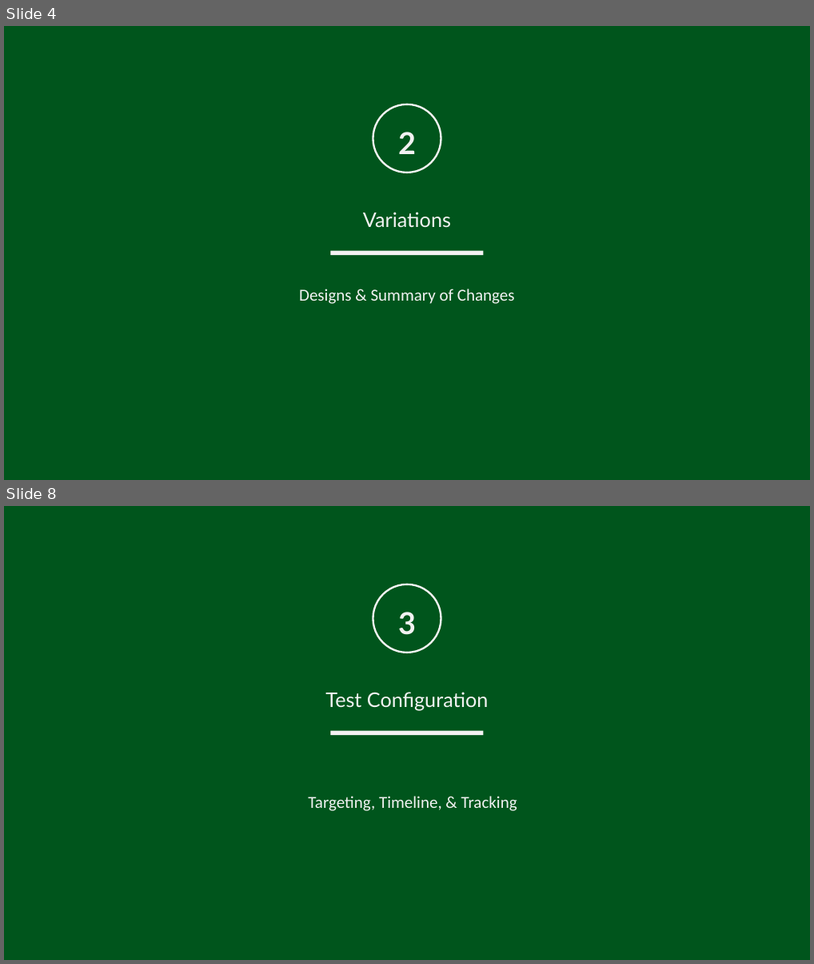
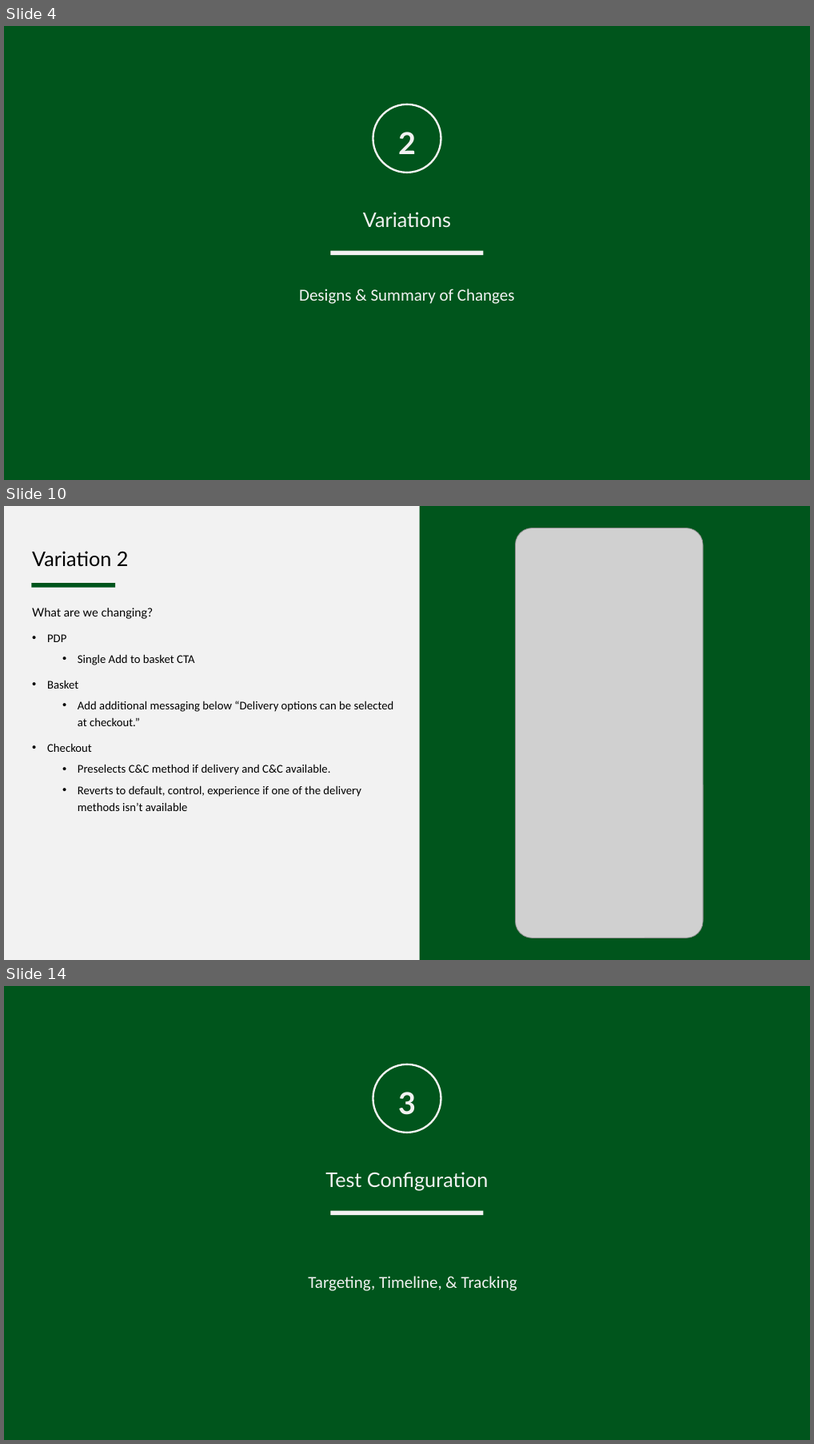
Before and after one commit to BenC0/PAH159, a slide deck: PAH159 - Polestar PDP Add to Bag Module - Mobile - Test Plan.pptx. Shown one above the other, each under a label of ours: slides 4 and 8 before the commit, slides 4, 10 and 14 after it; the slides between them are not shown. The pictures are 814x964 and 814x1444 pixels, drawn with LibreOffice and Linux fonts; fonts in the diff are those of the drawing; grey boxes stand for pictures; background and template pictures are left out. Boxes give left, top, right and bottom in pixels: in the first picture for what was removed or moved away, otherwise in the second. Text is boxed around its words. In the diff, an @@ line names an element or a change of style, - is before the commit and + after.

```diff
--- a/PAH159 - Polestar PDP Add to Bag Module - Mobile - Test Plan.pptx
+++ b/PAH159 - Polestar PDP Add to Bag Module - Mobile - Test Plan.pptx
@@ slide 10 added at (4,506,810,960), background #F2F2F2 @@
@@ rectangle added at (420,506,810,960), fill #00551C @@
@@ rounded rectangle added at (516,528,703,936), fill #F2F2F2 @@
@@ picture added at (516,528,703,937) @@
@@ title added at (32,551,129,567), 24 pt, text #000000 @@
+Variation 2
@@ rectangle added at (31,583,115,587), fill #00551C @@
@@ text added at (32,608,394,811), 14 pt, text #000000 @@
+What are we changing?
+• PDP
+  • Single Add to basket CTA
+• Basket
+  • Add additional messaging below “Delivery options can be selected at checkout.”
+• Checkout
+  • Preselects C&C method if delivery and C&C available.
+  • Reverts to default, control, experience if one of the delivery methods isn’t available
@@ what was slide 8 is now slide 14 @@
```
Also in this commit, not shown: 5 slides changed, 5 other slides added, 24 other files.
